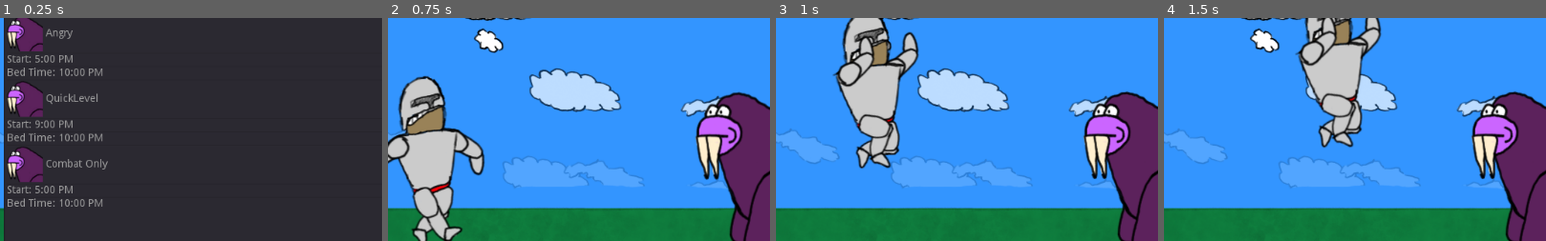
Above: before the commit, frames 1-4 (left to right).
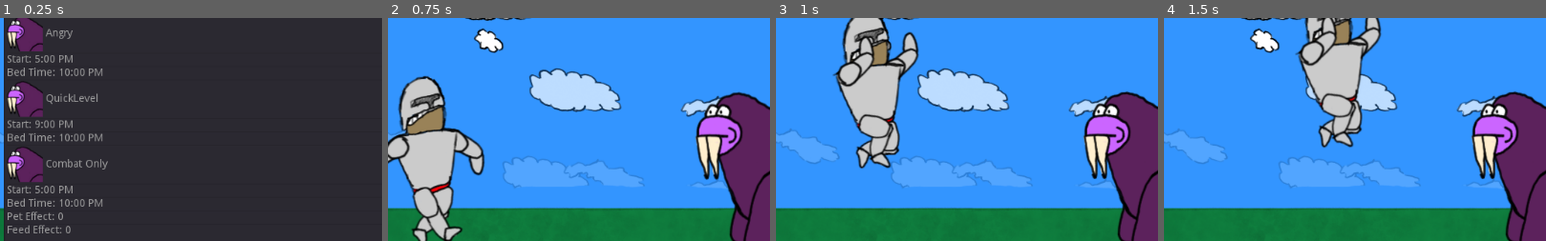
Above: after the commit, the same moments.

Repository: Wall-Dough/unstable
Game: Godot game, scene res://level_select/LevelSelect.tscn
Two runs of this game, one before a commit and one after it. Both use one fixed random seed, a clock stepped at 60 frames per second and the inputs below.
Inputs:
- Up to frame 1 (0.25 s): no input
- Up to frame 2 (0.75 s): tap Enter (ui_accept) at 0.5 s; hold Right (move_right) from 0.53 s (still down); hold Enter (ui_accept) from 0.53 s (still down)
- Up to frame 3 (1 s): keep holding Right (move_right); keep holding Enter (ui_accept); tap Up (jump) at 0.77 s
- Up to frame 4 (1.5 s): release Right (move_right) at 1.28 s; release Enter (ui_accept) at 1.28 s; hold Down (ui_down) from 1.28 s (still down); tap S (give) at 1.35 s
The pictures show only the part of the screen within x 9-59%, y 41-91%; the shares and areas given below are measured in that part.

The runs differ from the first frame. In frame 1, 0.4% of the frame differs, in the area x 2-19%, y 86-97%; in frame 2, nothing differs; in frame 3, nothing differs; in frame 4, nothing differs.

Commit message:
Display extra modifiers

Diff:
--- a/level_select/LevelSelect.gd
+++ b/level_select/LevelSelect.gd
@@ -12,6 +12,8 @@
 	"bed_time_hour": 22,
 	"bed_time_minute": 0
 }
+var extras = ["pet_effect", "feed_effect", "attack_effect", "rage_speed",
+	"max_rage"]
 
 var level_idx = []
 var cur_level_idx = 0
@@ -39,6 +41,8 @@
 			var property_name = state.get_node_property_name(0, i)
 			if properties.has(property_name):
 				properties[property_name] = state.get_node_property_value(0, i)
+			if extras.has(property_name):
+				properties[property_name] = state.get_node_property_value(0, i)
 		var level_name = state.get_node_name(0)
 		var start_text = get_time_string(properties["start_hour"], properties["start_minute"])
 		start_text = "Start: %s" % start_text
@@ -48,6 +52,10 @@
 		$level_list.add_item(state.get_node_name(0), icon_texture)
 		$level_list.add_item(start_text, null, false)
 		$level_list.add_item(bed_time_text, null, false)
+		for extra in extras:
+			if properties.has(extra):
+				var extra_text = "%s: %d" % [extra.capitalize(), properties[extra]]
+				$level_list.add_item(extra_text, null, false)
 	$level_list.select(level_idx[cur_level_idx])
 
 
